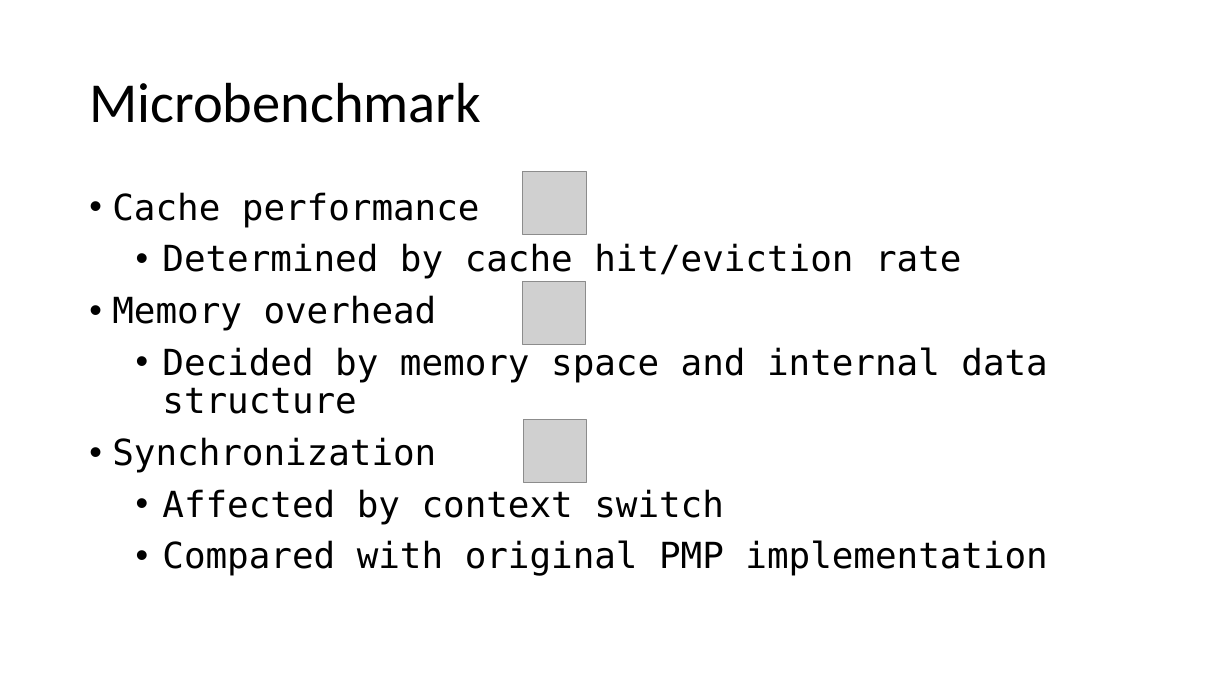
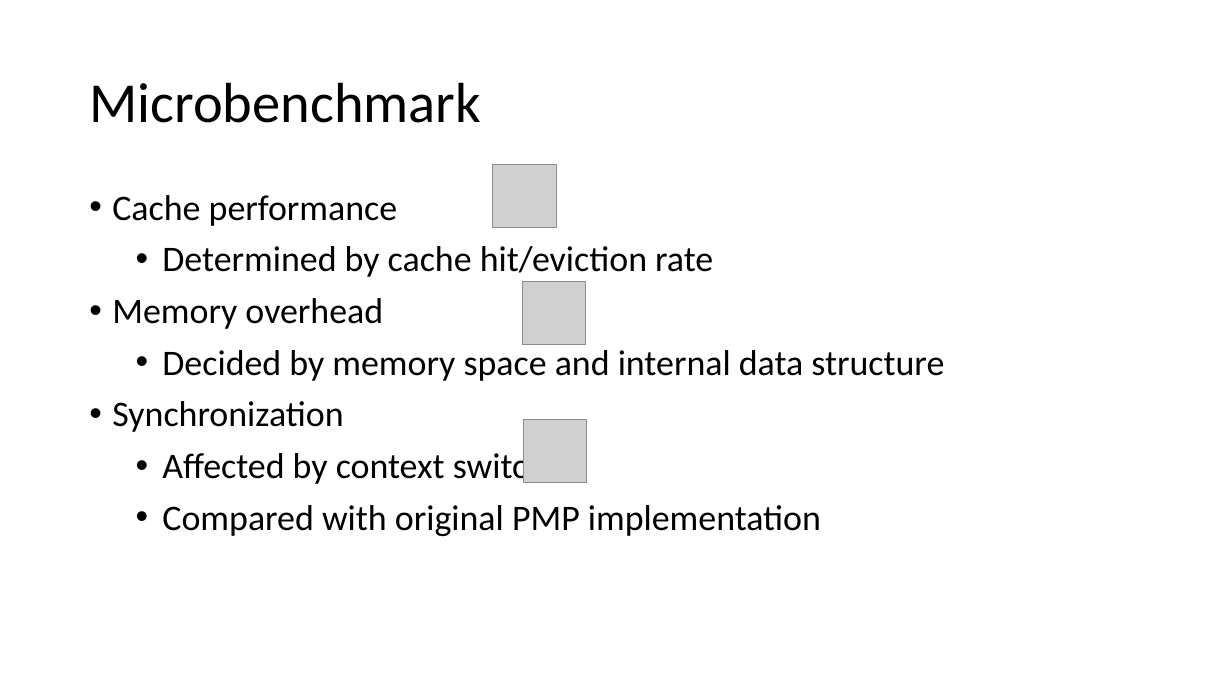
Before and after one commit to LiGaOg/libpmp, a slide deck: slide 24 of proposal.pptx. Drawn at 1232x693 pixels with LibreOffice and Linux fonts; fonts in the diff are those of the drawing; grey boxes stand for pictures. Boxes give left, top, right and bottom in pixels: in the first picture for what was removed or moved away, otherwise in the second. Text is boxed around its words. In the diff, an @@ line names an element or a change of style, - is before the commit and + after.

```diff
--- a/proposal.pptx
+++ b/proposal.pptx
@@ picture: place and size @@
-picture at box(522, 172, 587, 235)
+picture at box(493, 165, 557, 227)
@@ text "Cache performance" at box(112, 195, 944, 536): font DejaVu Sans Mono to Calibri @@
```
Also in this commit, not shown: 21 other slides changed, 1 slide added.
